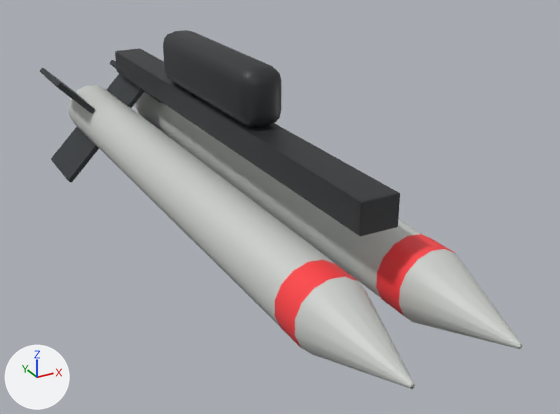
One commit to the FBX model Assets/Chopper/Art/Kits/Kit01/Models/Rack_HomingMissiles.fbx: the scene before it, then after it.
Before and after are seen from a 50 mm camera at (-0.888, -1.983, 0.46) aimed at (0.084, -0.215, -0.424). Every picture has the same lights, and +X, +Y and +Z are marked at lower left. The older version comes first. Where no turn or scale is listed for an object, it has been applied to the vertices. Vertices at exactly the same position are counted once.

In view in the first picture: 'Rack_HomingMissiles'.
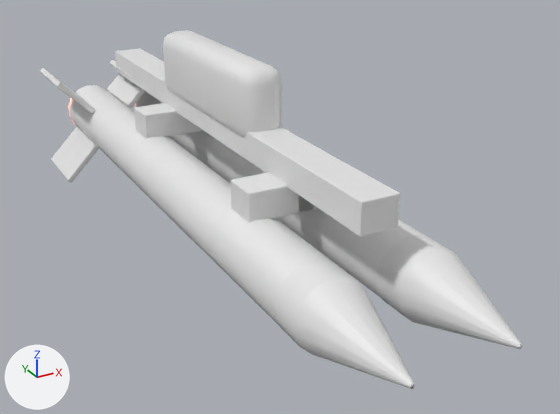
Where the change shows, as pixel boxes [x1, y1, x2, y2] in the pictures (560 x 414 px; the box of a moved part takes in the faces that stretch with it):
part 1 of me_rack_homingmissiles, added: after [134, 103, 199, 139]
part 2 of me_rack_homingmissiles, added: after [231, 172, 314, 223]
part 3 of me_rack_homingmissiles, moved or reshaped: before [163, 46, 282, 127]; after [163, 46, 282, 137]
part 4 of me_rack_homingmissiles, recoloured (grey to white): [40, 30, 522, 389] in both

What the commit changed:
Picture 'Kit01_Modules_Normal.png' (img_kit01_modules_normal_png) is new.
Picture 'Kit01_Modules_Emission.png' (img_kit01_modules_emission_png) is new.
Material 'Kit01_Modules' (mat_kit01_modules) is new.
Uses the picture img_kit01_modules_emission_png.
Uses the picture img_kit01_modules_normal_png.
me_rack_homingmissiles is used by ob_rack_homingmissiles; location (0.0, 0.0, 0.0).
me_rack_homingmissiles had 572 vertices, 540 faces and spanned x -0.31..0.31, y -1.1..0.9, z -0.57..0.0.
me_rack_homingmissiles now has 668 vertices, 644 faces and spans x -0.31..0.31, y -1.1..0.9, z -0.57..0.0.
me_rack_homingmissiles part 1: a new loose piece of 24 vertices spanning x -0.16..0.03, y 0.2..0.3, z -0.31..-0.23, in mat_kit01_modules.
me_rack_homingmissiles part 2: a new loose piece of 24 vertices spanning x -0.16..0.03, y -0.5..-0.4, z -0.31..-0.23, in mat_kit01_modules.
Part 3, on me_rack_homingmissiles:
48 vertices in x -0.06..0.06, y -0.3..0.3, z -0.16..-0.12 move by (0.0, 0.0, -0.04).
me_rack_homingmissiles part 4: 540 faces spanning x -0.31..0.31, y -1.1..0.9, z -0.57..0.0 switch from mat_kit01_kit to mat_kit01_modules.
Other edits to the shape of me_rack_homingmissiles do not show in these pictures.
